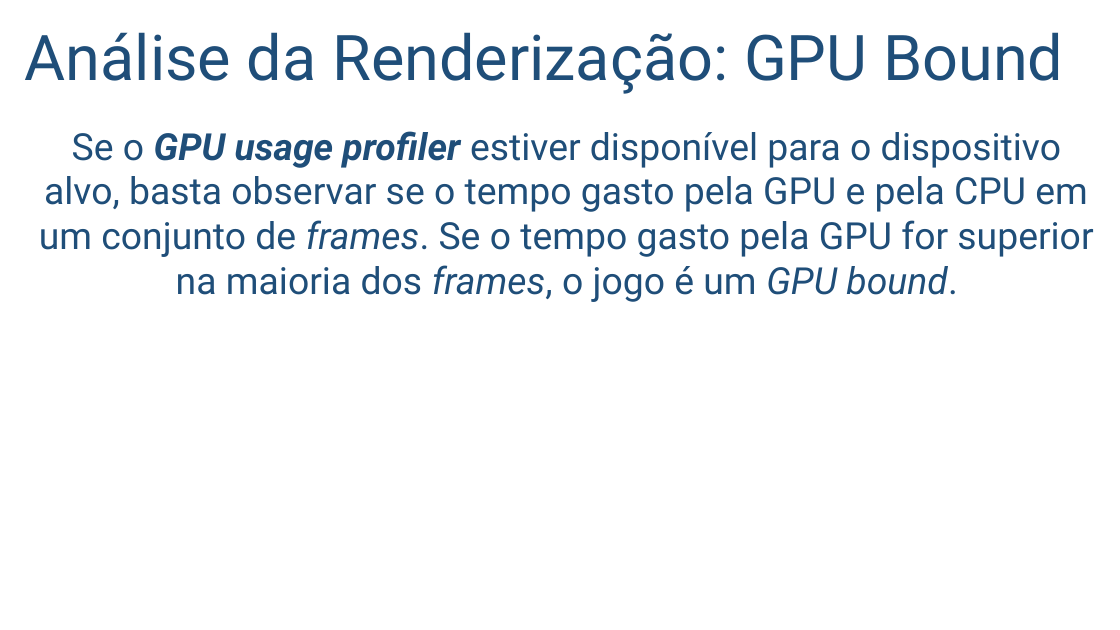
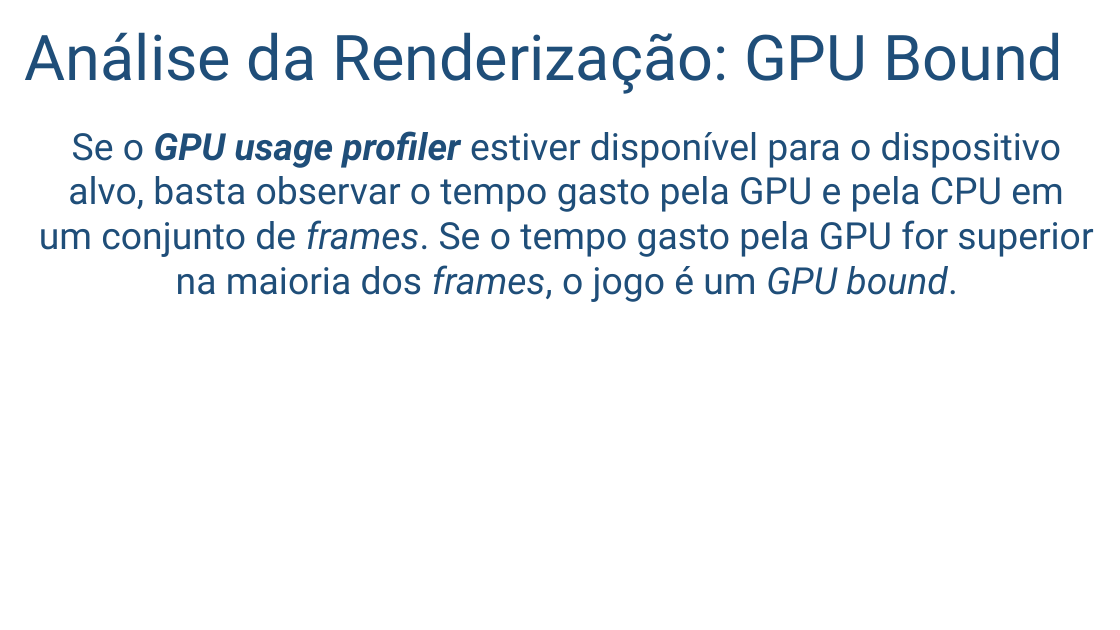
Before and after one commit to salmo-jr/public-slides, a slide deck: slide 51 of game-testing.pptx. Drawn at 1120x630 pixels with LibreOffice and Linux fonts; fonts in the diff are those of the drawing; background and template pictures are left out. Boxes give left, top, right and bottom in pixels: in the first picture for what was removed or moved away, otherwise in the second. Text is boxed around its words. In the diff, an @@ line names an element or a change of style, - is before the commit and + after.

```diff
--- a/game-testing.pptx
+++ b/game-testing.pptx
@@ text at (39,131,1093,302): text changed @@
-Se o GPU usage profiler estiver disponível para o dispositivo alvo, basta observar se o tempo gasto pela GPU e pela CPU em um conjunto de frames. Se o tempo gasto pela GPU for superior na maioria dos frames, o jogo é um GPU bound.
+Se o GPU usage profiler estiver disponível para o dispositivo alvo, basta observar o tempo gasto pela GPU e pela CPU em um conjunto de frames. Se o tempo gasto pela GPU for superior na maioria dos frames, o jogo é um GPU bound.
```
Also in this commit, not shown: 1 other slide changed, 1 slide added.
